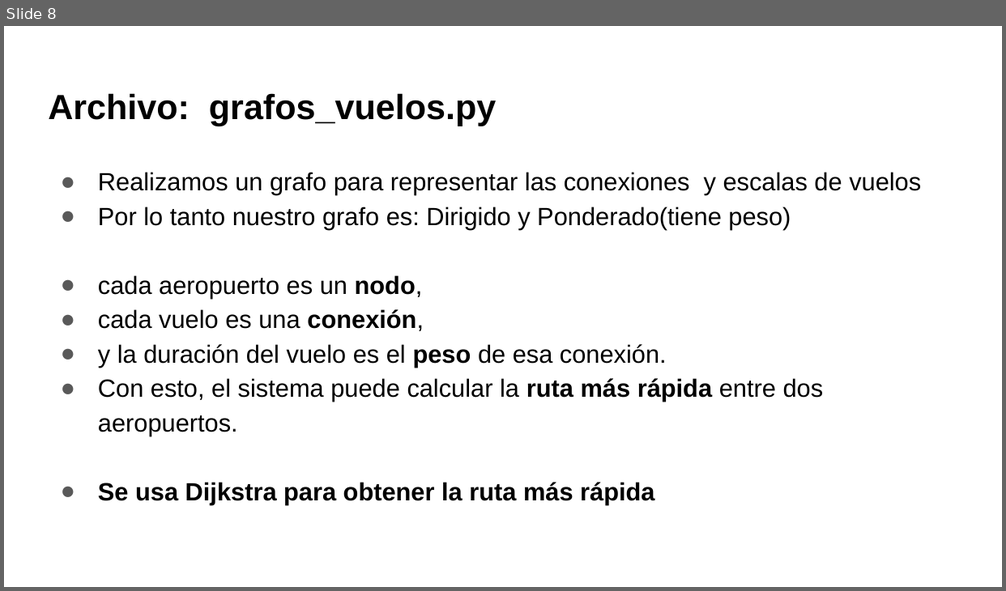
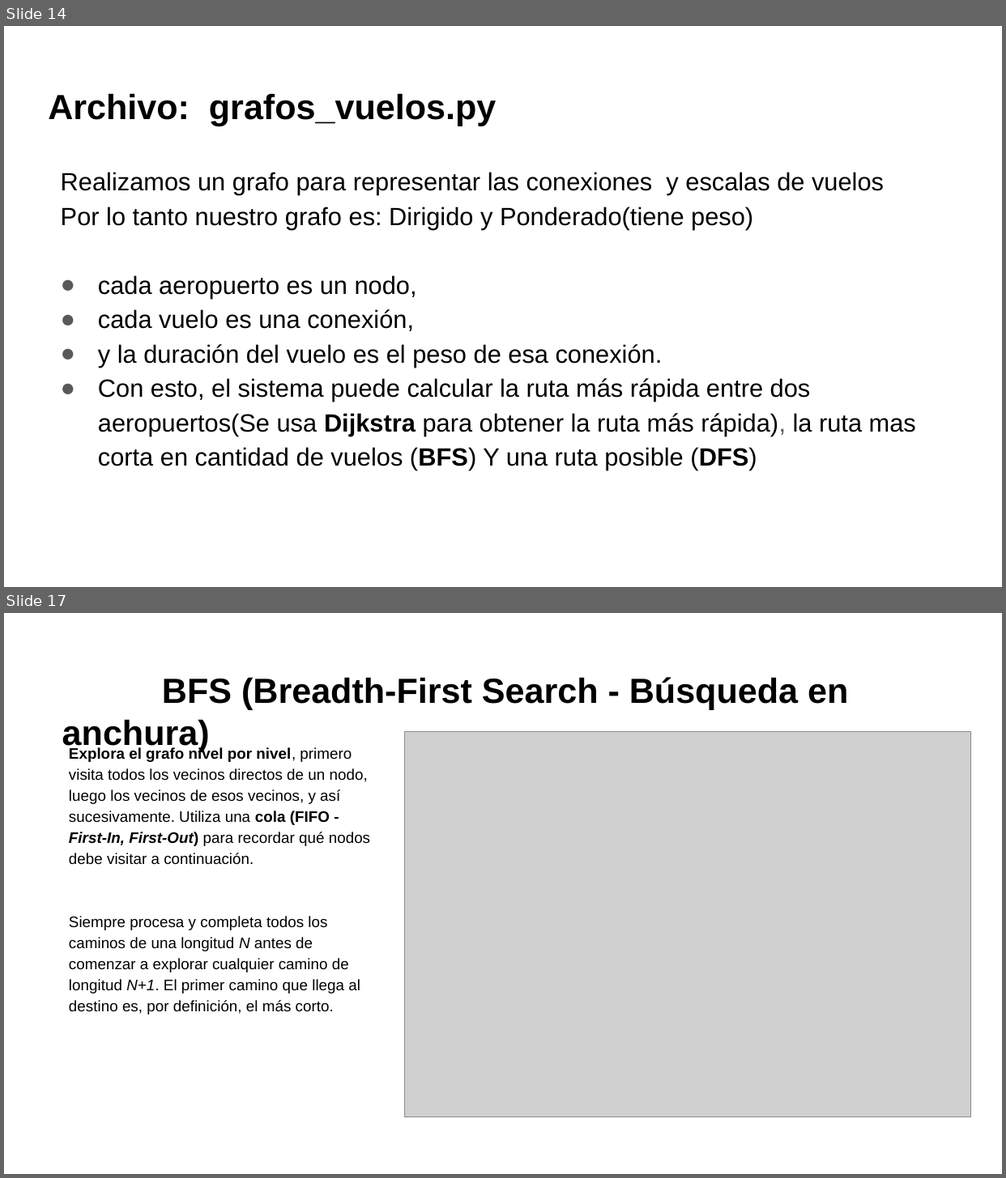
Before and after one commit to MarielaIPS/Final, a slide deck: Sistema de vuelos.pptx. Shown one above the other, each under a label of ours: slide 8 before the commit, slides 14 and 17 after it; the slides between them are not shown. The pictures are 1006x591 and 1006x1178 pixels, drawn with LibreOffice and Linux fonts; fonts in the diff are those of the drawing; grey boxes stand for pictures; background and template pictures are left out. Boxes give left, top, right and bottom in pixels: in the first picture for what was removed or moved away, otherwise in the second. Text is boxed around its words. In the diff, an @@ line names an element or a change of style, - is before the commit and + after.

```diff
--- a/Sistema de vuelos.pptx
+++ b/Sistema de vuelos.pptx
@@ slide 17 added at [4,613,1002,1174], background picture (left out) @@
@@ title added at [62,677,848,752], 25.2 pt, text #000000, bold @@
+BFS (Breadth-First Search - Búsqueda en anchura)
@@ picture added at [404,732,970,1118] @@
@@ text added at [69,747,370,1015], 11 pt, text #000000 @@
+Explora el grafo nivel por nivel, primero visita todos los vecinos directos de un nodo, luego los vecinos de esos vecinos, y así sucesivamente. Utiliza una cola (FIFO - First-In, First-Out) para recordar qué nodos debe visitar a continuación.
+Siempre procesa y completa todos los caminos de una longitud N antes de comenzar a explorar cualquier camino de longitud N+1. El primer camino que llega al destino es, por definición, el más corto.
@@ what was slide 8 is now slide 14 @@
@@ slide 14 changed as well @@
@@ text at [61,172,884,367]: bold off in "nodo,", "conexión,", "peso"; bullet ● to none @@
@@ text at [98,378,916,471]: text changed @@
-● Con esto, el sistema puede calcular la ruta más rápida entre dos aeropuertos.
-● Se usa Dijkstra para obtener la ruta más rápida
+● Con esto, el sistema puede calcular la ruta más rápida entre dos aeropuertos(Se usa Dijkstra para obtener la ruta más rápida), la ruta mas corta en cantidad de vuelos (BFS) Y una ruta posible (DFS)
```
Also in this commit, not shown: 5 other slides changed, 10 other slides added, 1 slide removed, 6 other files.
